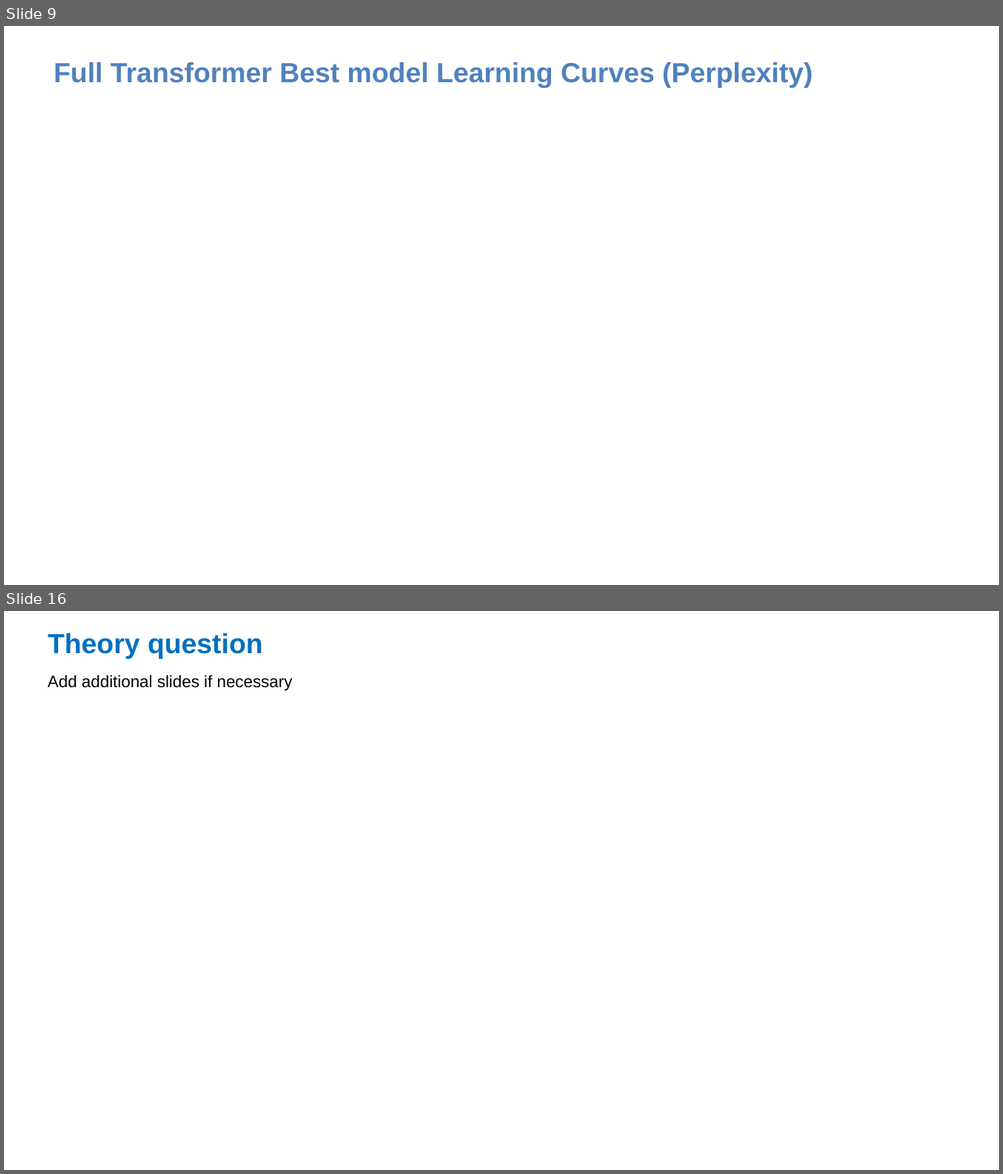
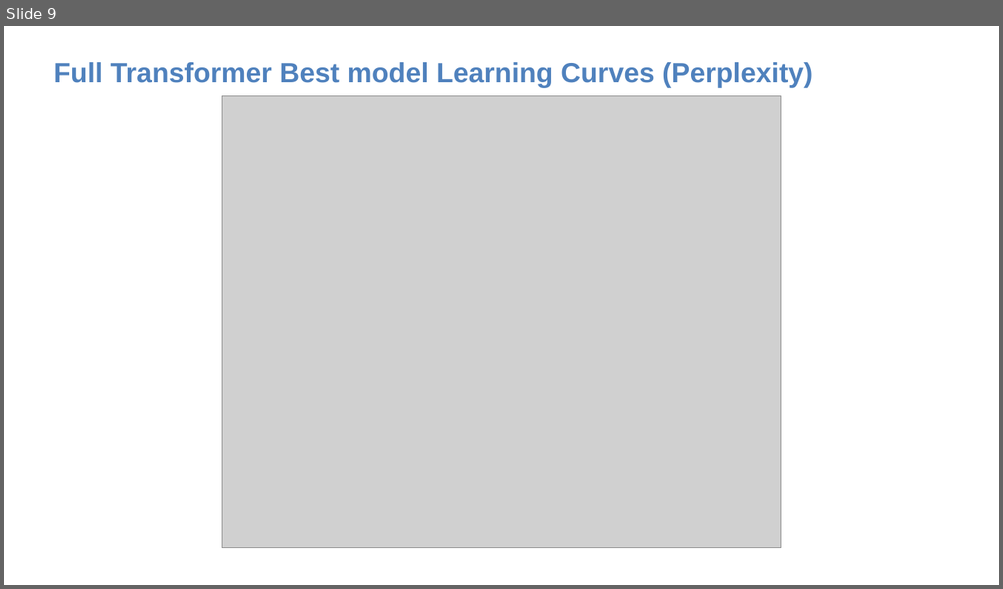
Before and after one commit to mccarvik/georgia_tech, a slide deck: deep_learning/4_assign/assignment4_fall24/assignment4-template - McCarville.pptx. Shown one above the other, each under a label of ours: slides 9 and 16 before the commit, slide 9 after it; the slides between them are not shown. The pictures are 1003x1174 and 1003x589 pixels, drawn with LibreOffice and Linux fonts; fonts in the diff are those of the drawing; grey boxes stand for pictures. Boxes give left, top, right and bottom in pixels: in the first picture for what was removed or moved away, otherwise in the second. Text is boxed around its words. In the diff, an @@ line names an element or a change of style, - is before the commit and + after.

```diff
--- a/deep_learning/4_assign/assignment4_fall24/assignment4-template - McCarville.pptx
+++ b/deep_learning/4_assign/assignment4_fall24/assignment4-template - McCarville.pptx
@@ slide 16 removed at (x1=4, y1=611, x2=999, y2=1170), background #FFFFFF @@
@@ text removed at (x1=48, y1=633, x2=263, y2=659) @@
-Theory question
@@ text removed at (x1=48, y1=675, x2=293, y2=691) @@
-Add additional slides if necessary
@@ slide 9 changed as well @@
@@ picture added at (x1=222, y1=96, x2=781, y2=548) @@
```
Also in this commit, not shown: 14 other slides changed, 4 slides added, 15 other files.
